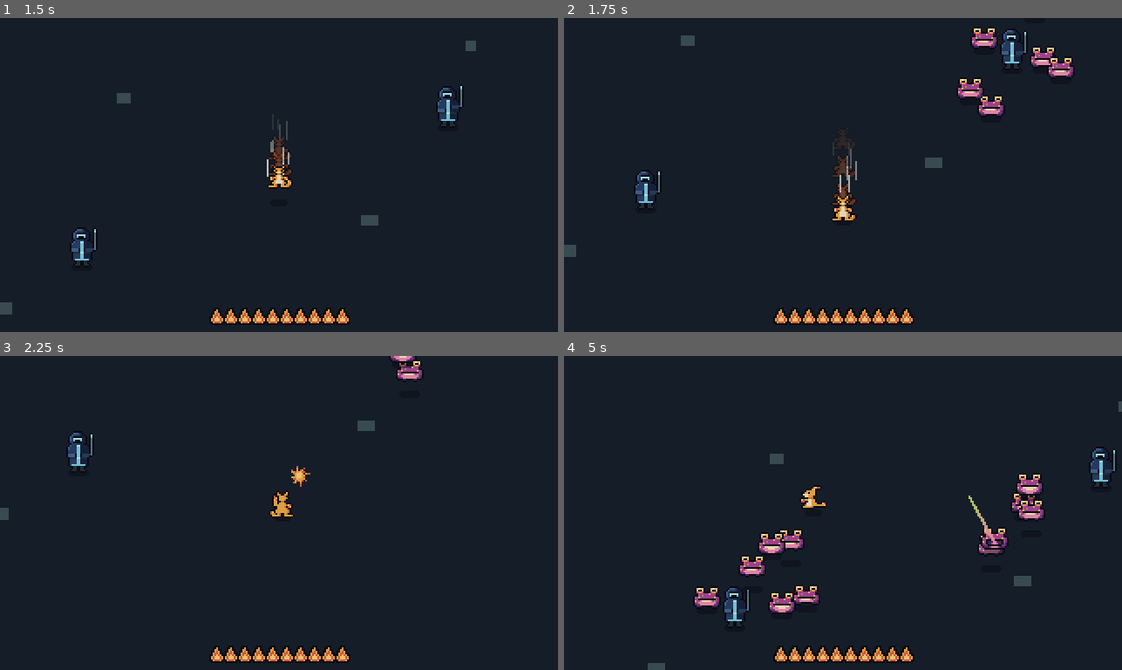
Above: before the commit, frames 1-4 (two rows, left to right).
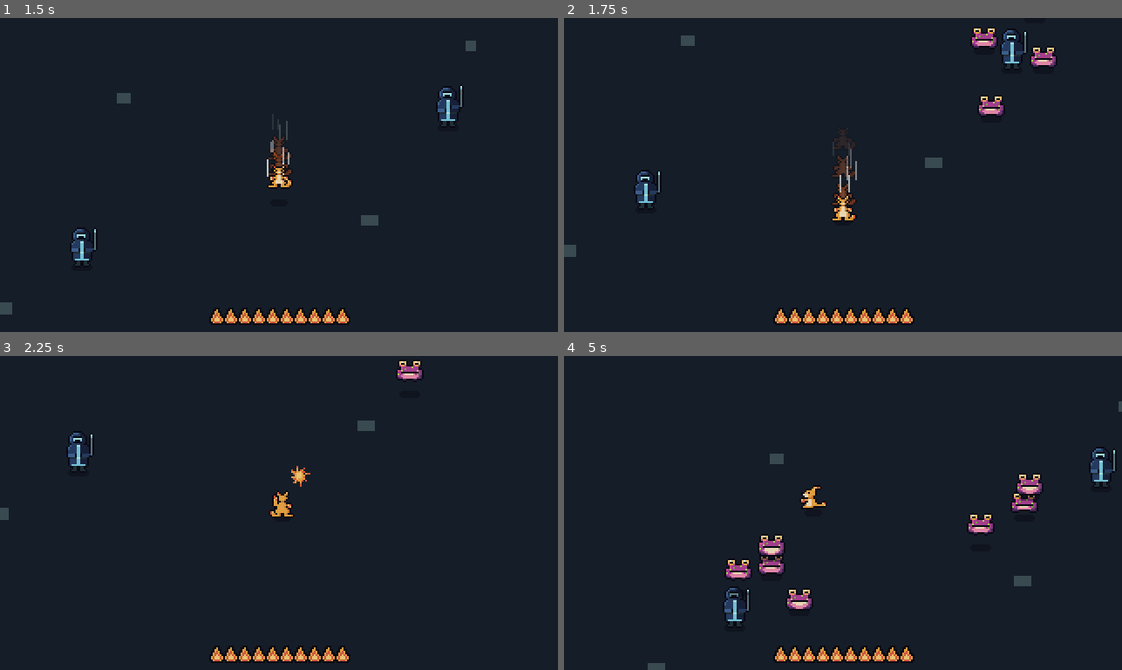
Above: after the commit, the same moments.

Repository: qmkDuran/my-own-art
Game: Godot game, scene res://scenes/main/main.tscn
Two runs of this game, one before a commit and one after it. Both use one fixed random seed, a clock stepped at 60 frames per second and the inputs below.
Inputs (mouse positions are in pixels of both pictures, inside the frame that each line leads up to):
- Up to frame 1 (1.5 s): move the mouse to (401, 159) at 0.52 s; press the mouse at (401, 159) at 0.53 s; hold D (move_right) 0.53-1.28 s; move the mouse to (167, 190) at 1.27 s; release the mouse at (167, 190) at 1.28 s; hold S (move_down) from 1.28 s (still down); tap Space (dodge) at 1.35 s
- Up to frame 2 (1.75 s): keep holding S (move_down)
- Up to frame 3 (2.25 s): move the mouse to (334, 443) at 2.02 s; release S (move_down) at 2.03 s; press the mouse at (334, 443) at 2.03 s; hold D (move_right) from 2.03 s (still down)
- Up to frame 4 (5 s): move the mouse to (815, 575) at 2.77 s; release D (move_right) at 2.78 s; release the mouse at (815, 575) at 2.78 s; hold W (move_up) 2.78-3.53 s; tap Space (dodge) at 2.85, 4.35 s; move the mouse to (1010, 560) at 3.52 s; press the mouse at (1010, 560) at 3.53 s; hold A (move_left) from 3.53 s (still down); move the mouse to (675, 465) at 4.27 s; release the mouse at (675, 465) at 4.28 s

Frame 1 is identical in both runs. In frame 2, 0.4% of the frame differs, in the area x 70-92%, y 12-26%; in frame 3, 0.1%; in frame 4, 2.1%, in the area x 23-86%, y 44-82%.

Commit message:
Fewer toads: Wardens summon 4 at a time, max 5 alive, every 7s
With two Wardens there were too many toads to reach a Warden. Now each
summons 4 (was 6), keeps at most 5 alive (was 10), every 7s (was 5),
and only once 1 or fewer remain (was 2).

Co-Authored-By: Claude Opus 5.5 <noreply@anthropic.com>
Claude-Session: https://claude.ai/code/session_01YABBJVPWvaqtn34m5VQVCp

Diff:
--- a/scripts/enemies/handler.gd
+++ b/scripts/enemies/handler.gd
@@ -33,18 +33,18 @@
 ## The creature he summons.
 @export var creature_scene: PackedScene
 ## Seconds between summons.
-@export var summon_interval: float = 5.0
+@export var summon_interval: float = 7.0
 ## He only summons again once this many of his creatures (or fewer) are left alive,
 ## so the player can clear most of a wave first.
-@export var summon_when_alive_at_most: int = 2
+@export var summon_when_alive_at_most: int = 1
 ## Seconds before his first summon.
 @export var first_summon_delay: float = 1.0
 ## Seconds the summon gesture takes; creatures appear at the end (the summon animation's length).
 @export var summon_duration: float = 0.6
 ## Creatures per summon.
-@export var creatures_per_summon: int = 6
+@export var creatures_per_summon: int = 4
 ## Most of his creatures allowed alive at once.
-@export var max_creatures: int = 10
+@export var max_creatures: int = 5
 ## How far from him new creatures appear, in pixels (min, max).
 @export var summon_radius: Vector2 = Vector2(14, 36)
 
